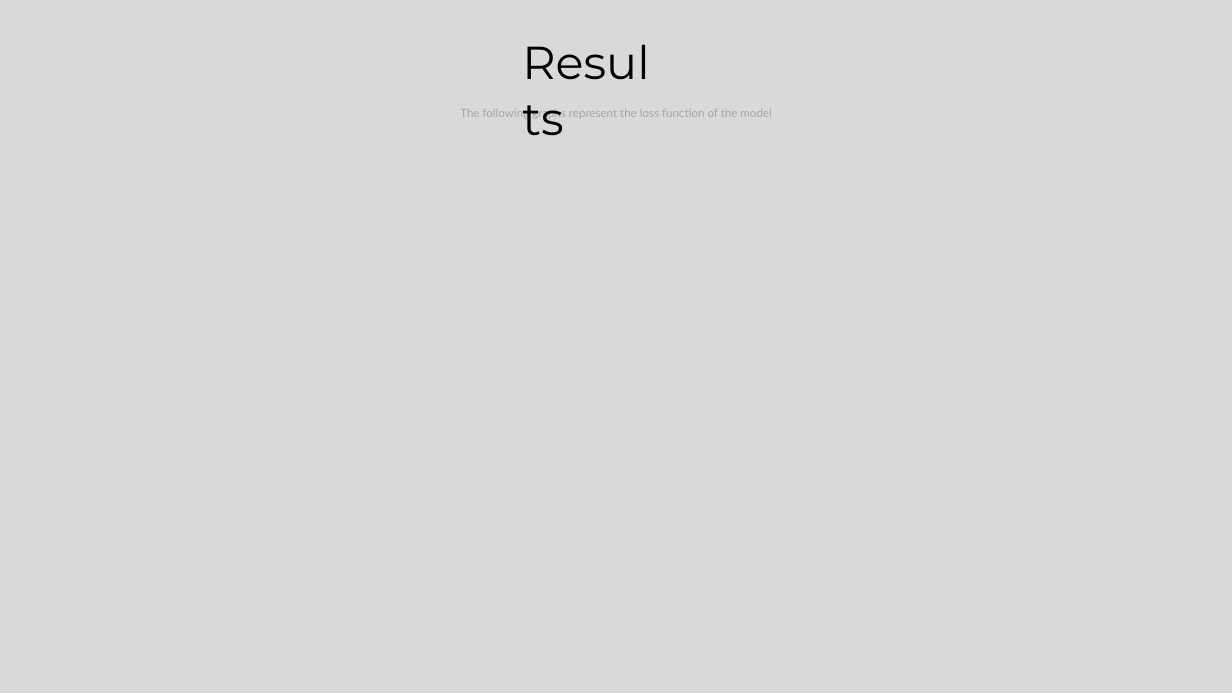
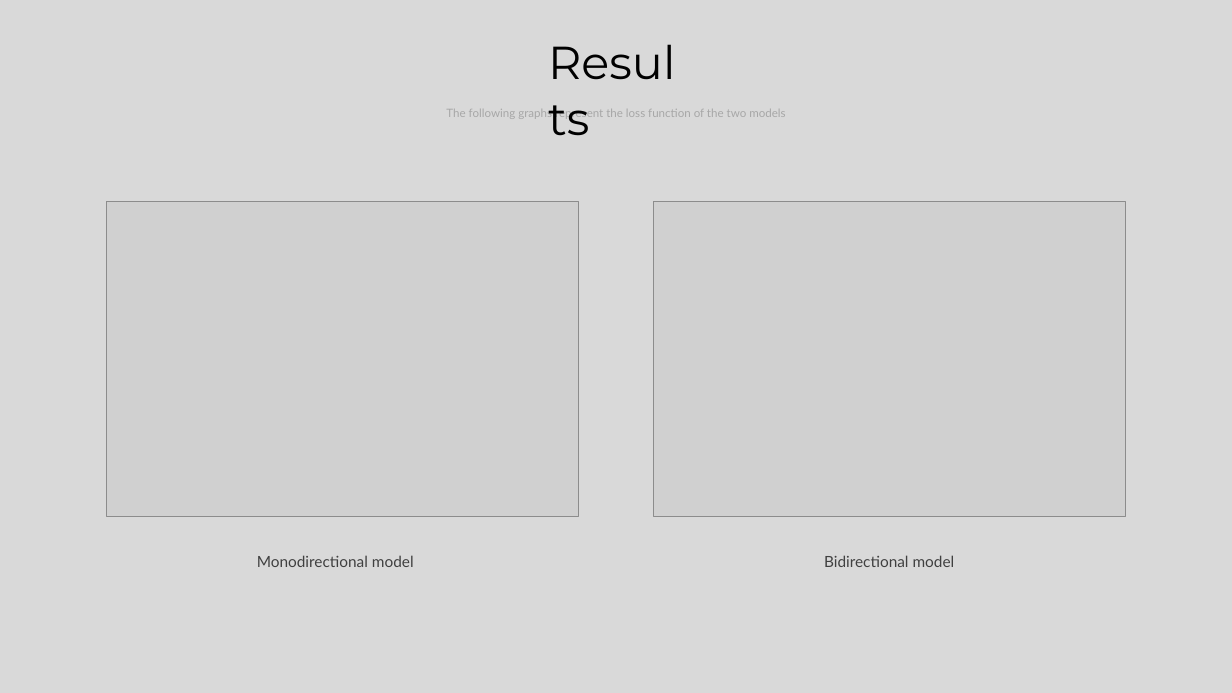
Before and after one commit to federicodeservi/TMS_project, a slide deck: slide 9 of presentation/presentation.pptx (slide 8 before the commit). Drawn at 1232x693 pixels with LibreOffice and Linux fonts; fonts in the diff are those of the drawing; grey boxes stand for pictures. Boxes give left, top, right and bottom in pixels: in the first picture for what was removed or moved away, otherwise in the second. Text is boxed around its words. In the diff, an @@ line names an element or a change of style, - is before the commit and + after.

Commit message:
finish

```diff
--- a/presentation/presentation.pptx
+++ b/presentation/presentation.pptx
@@ text "Results" moved from (x1=518, y1=30, x2=663, y2=95) to (x1=543, y1=30, x2=689, y2=95) @@
@@ text at (x1=446, y1=107, x2=785, y2=120): text changed @@
-The following graphs represent the loss function of the model
+The following graphs represent the loss function of the two models
@@ picture added at (x1=107, y1=201, x2=579, y2=516) @@
@@ picture added at (x1=653, y1=201, x2=1126, y2=516) @@
@@ text added at (x1=257, y1=555, x2=414, y2=567), 12 pt, text #404040 @@
+Monodirectional model
@@ text added at (x1=824, y1=555, x2=955, y2=567), 12 pt, text #404040 @@
+Bidirectional model
```
Also in this commit, not shown: 3 other slides changed, 1 slide added, 1 slide removed.
